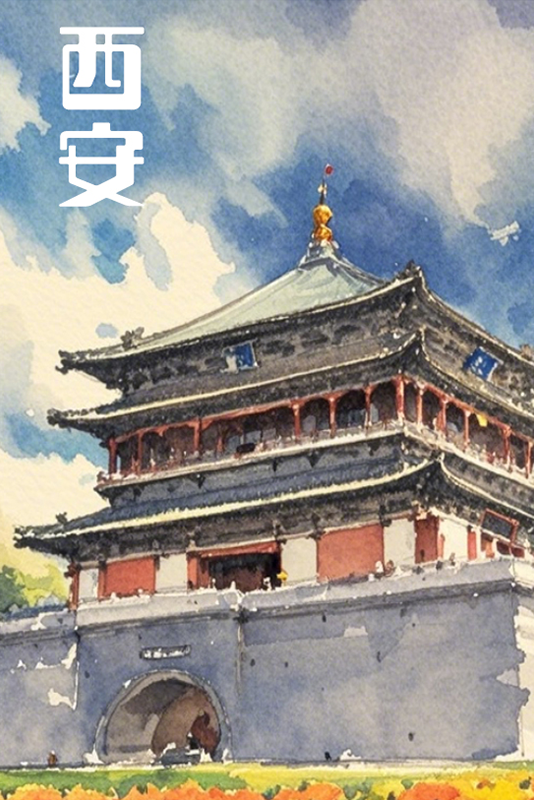
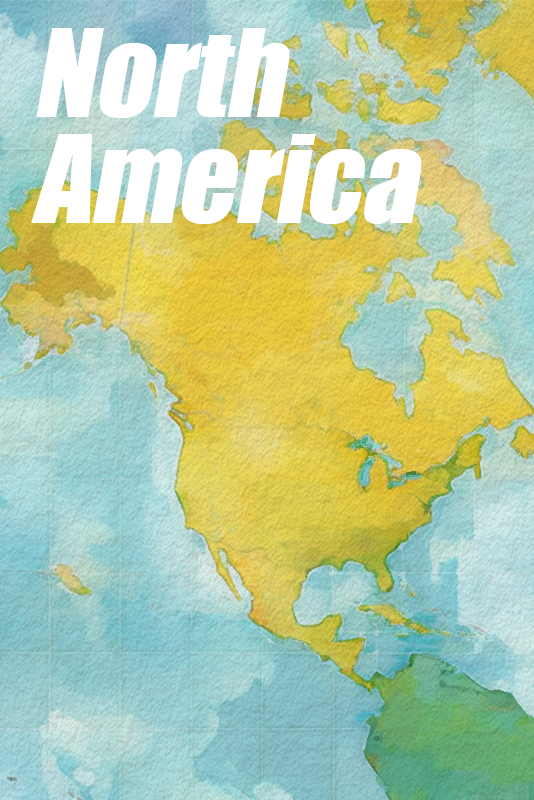
The second 534 × 800 image is a revision of the first. Changes to its layers:
added layer "North America" above "beimeizhou" over [31, 28, 422, 224]
renamed "图层 18" to "beimeizhou", painted on it over [0, 0, 534, 800]
